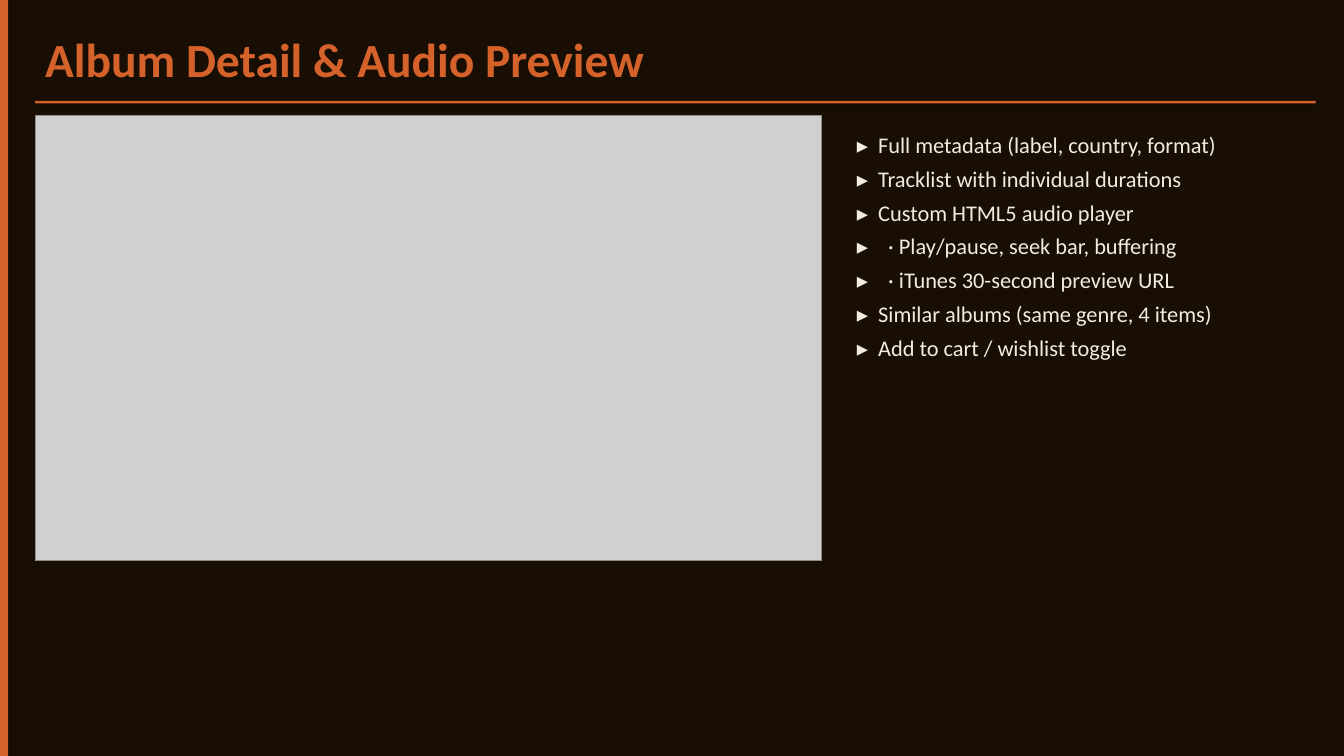
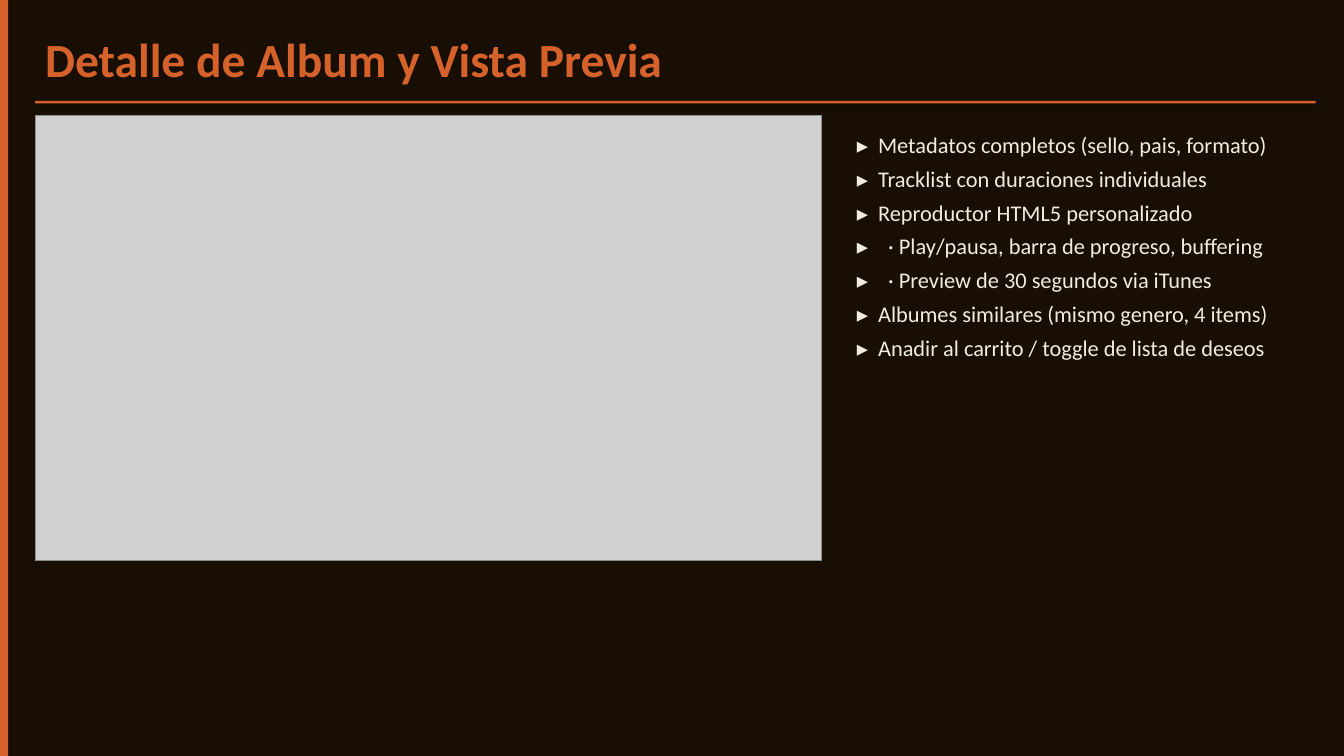
Before and after one commit to Castor909/projecte-intermodular, a slide deck: slide 6 of docs/VinylEth_Presentation.pptx. Drawn at 1344x756 pixels with LibreOffice and Linux fonts; fonts in the diff are those of the drawing; grey boxes stand for pictures. Boxes give left, top, right and bottom in pixels: in the first picture for what was removed or moved away, otherwise in the second. Text is boxed around its words. In the diff, an @@ line names an element or a change of style, - is before the commit and + after.

Commit message:
fix: update presentation text to Spanish for final project report

```diff
--- a/docs/VinylEth_Presentation.pptx
+++ b/docs/VinylEth_Presentation.pptx
@@ text at (x1=45, y1=43, x2=662, y2=85): text changed @@
-Album Detail & Audio Preview
+Detalle de Album y Vista Previa
@@ text at (x1=878, y1=137, x2=1268, y2=360): text changed @@
-▸ Full metadata (label, country, format)
-▸ Tracklist with individual durations
-▸ Custom HTML5 audio player
-▸ · Play/pause, seek bar, buffering
-▸ · iTunes 30-second preview URL
-▸ Similar albums (same genre, 4 items)
-▸ Add to cart / wishlist toggle
+▸ Metadatos completos (sello, pais, formato)
+▸ Tracklist con duraciones individuales
+▸ Reproductor HTML5 personalizado
+▸ · Play/pausa, barra de progreso, buffering
+▸ · Preview de 30 segundos via iTunes
+▸ Albumes similares (mismo genero, 4 items)
+▸ Anadir al carrito / toggle de lista de deseos
```
Also in this commit, not shown: 9 other slides changed, 2 slides added, 2 slides removed, 1 other file.
